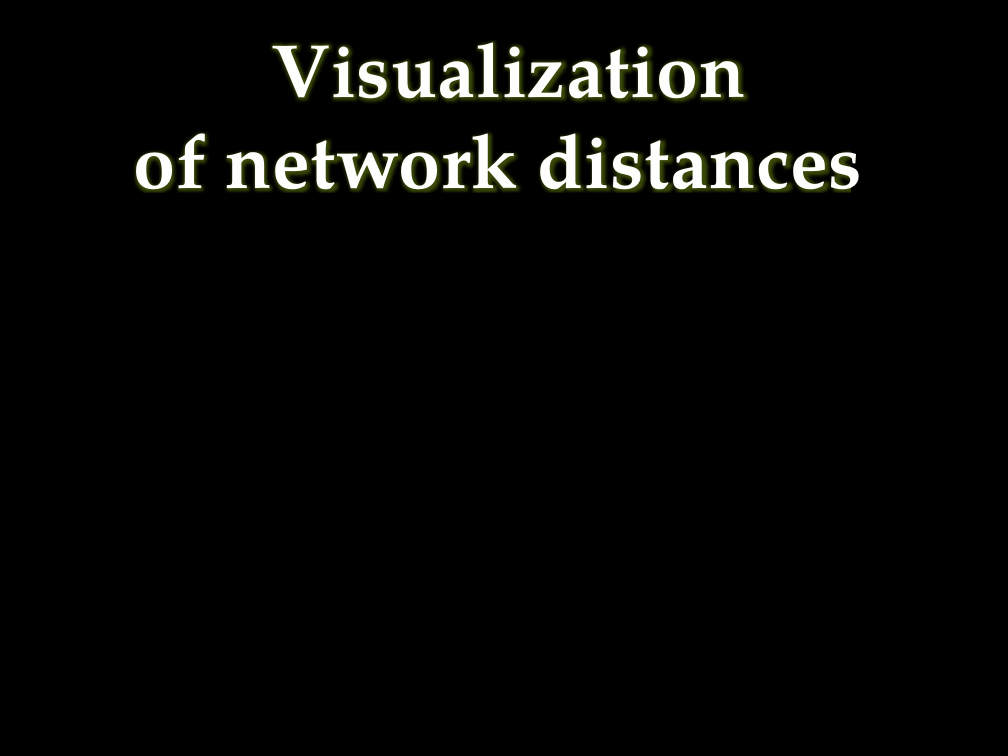
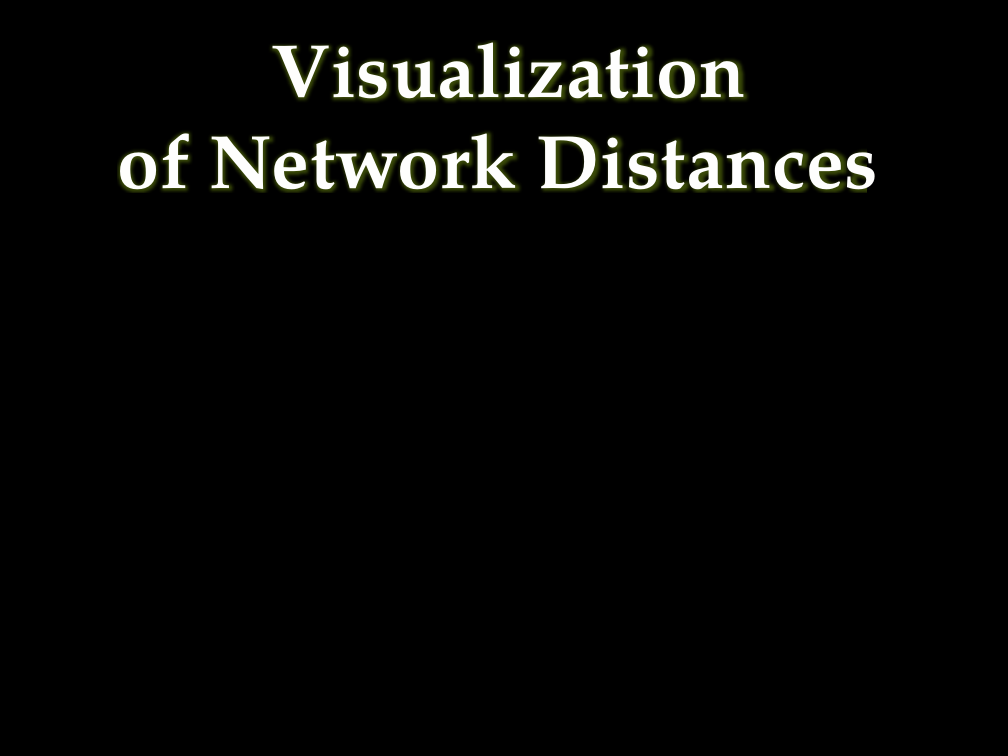
Before and after one commit to ariel-gro/tau-dimes-vis-project, a slide deck: slide 1 of DimesVis/Documentation/מצגת פרוייקט.pptx. Drawn at 1008x756 pixels with LibreOffice and Linux fonts; fonts in the diff are those of the drawing; background and template pictures are left out. Boxes give left, top, right and bottom in pixels: in the first picture for what was removed or moved away, otherwise in the second. Text is boxed around its words. In the diff, an @@ line names an element or a change of style, - is before the commit and + after.

```diff
--- a/DimesVis/Documentation/מצגת פרוייקט.pptx
+++ b/DimesVis/Documentation/מצגת פרוייקט.pptx
@@ text "Visualization": place and size @@
-text "Visualization" at <box>134,42,863,192</box>
+text "Visualization" at <box>118,42,879,192</box>
@@ text at <box>118,133,879,192</box>: text changed @@
-of network distances
+of Network Distances
```
Also in this commit, not shown: 4 other slides changed, 1 slide added, 1 other file.
